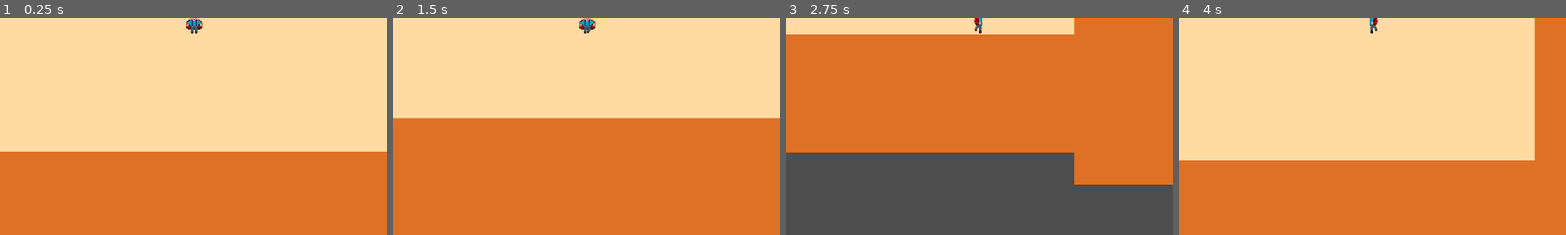
Above: before the commit, frames 1-4 (left to right).
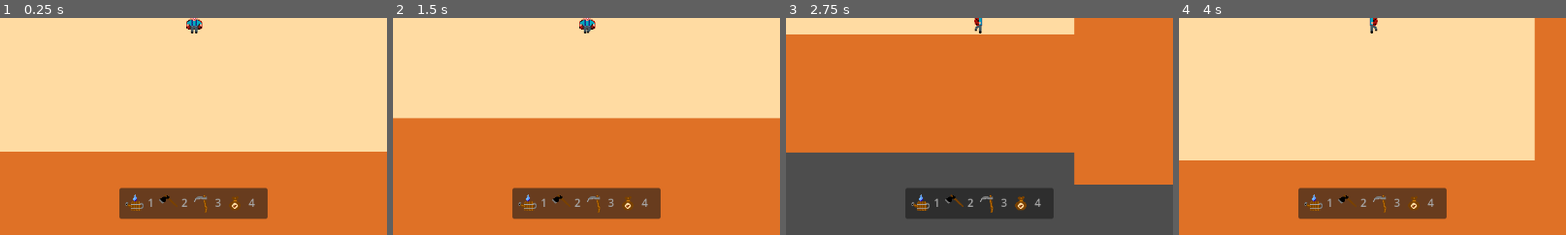
Above: after the commit, the same moments.

Repository: eskelProgramming/LadybugGardening
Game: Godot game, scene res://levels/farm.tscn
The game is run twice, just before and just after one commit, with the same random seed, the same clock (stepped at 60 frames per second) and the same inputs.
Inputs:
- Up to frame 1 (0.25 s): no input
- Up to frame 2 (1.5 s): tap Enter at 0.5 s; hold D (right) 0.53-1.28 s; hold S (down) from 1.28 s (still down)
- Up to frame 3 (2.75 s): release S (down) at 2.03 s; hold D (right) from 2.03 s (still down)
- Up to frame 4 (4 s): release D (right) at 2.78 s; hold W (up) 2.78-3.53 s; hold A (left) from 3.53 s (still down)
The pictures show only the part of the screen within x 25-75%, y 50-100%; the shares and areas given below are measured in that part.

The runs differ from the first frame. In frame 1, 5.6% of the frame differs, in the area x 30-70%, y 78-93%; in frame 2, 5.6%; in frame 3, 5.2%; in frame 4, 5.6%.

Commit message:
Added toolbar
The toolbar is not currently functional.

Diff:
--- a/characters/ladybug/ladybug.tscn
+++ b/characters/ladybug/ladybug.tscn
@@ -1,7 +1,11 @@
-[gd_scene load_steps=21 format=3 uid="uid://c5omi1tenqxg8"]
+[gd_scene load_steps=25 format=3 uid="uid://c5omi1tenqxg8"]
 
 [ext_resource type="Script" uid="uid://tmnsu8iu4x8d" path="res://characters/ladybug/ladybug.gd" id="1_17e8r"]
 [ext_resource type="Texture2D" uid="uid://cd1ew0n4aeo1f" path="res://assets/characters/ladybug/ladybug_spritesheet.png" id="1_a2x2t"]
+[ext_resource type="Texture2D" uid="uid://cwgjfpvjue15u" path="res://assets/misc/watering_can.png" id="3_n2mqe"]
+[ext_resource type="Texture2D" uid="uid://ckl2df6cpguey" path="res://assets/misc/hoe.png" id="4_61uww"]
+[ext_resource type="Texture2D" uid="uid://deus8e3veurj" path="res://assets/misc/scythe.png" id="5_uh8up"]
+[ext_resource type="Texture2D" uid="uid://cbpoe0to6eo27" path="res://assets/misc/seedbag.png" id="6_ebcud"]
 
 [sub_resource type="CapsuleShape2D" id="CapsuleShape2D_fq8lj"]
 radius = 13.0
@@ -179,3 +183,29 @@
 frame_progress = 0.053718235
 
 [node name="Camera2D" type="Camera2D" parent="CharacterBody2D"]
+
+[node name="ItemList" type="ItemList" parent="CharacterBody2D"]
+texture_filter = 1
+anchors_preset = 7
+anchor_left = 0.5
+anchor_top = 1.0
+anchor_right = 0.5
+anchor_bottom = 1.0
+offset_left = -110.0
+offset_top = 254.0
+offset_right = 110.0
+offset_bottom = 300.0
+grow_horizontal = 2
+grow_vertical = 0
+auto_width = true
+auto_height = true
+item_count = 4
+max_columns = 4
+item_0/text = "1"
+item_0/icon = ExtResource("3_n2mqe")
+item_1/text = "2"
+item_1/icon = ExtResource("4_61uww")
+item_2/text = "3"
+item_2/icon = ExtResource("5_uh8up")
+item_3/text = "4"
+item_3/icon = ExtResource("6_ebcud")
Not shown, added: assets/misc/hoe.png.import
Not shown, added: assets/misc/scythe.png.import
Not shown, added: assets/misc/seedbag.png.import
Not shown, added: assets/misc/watering_can.png.import
